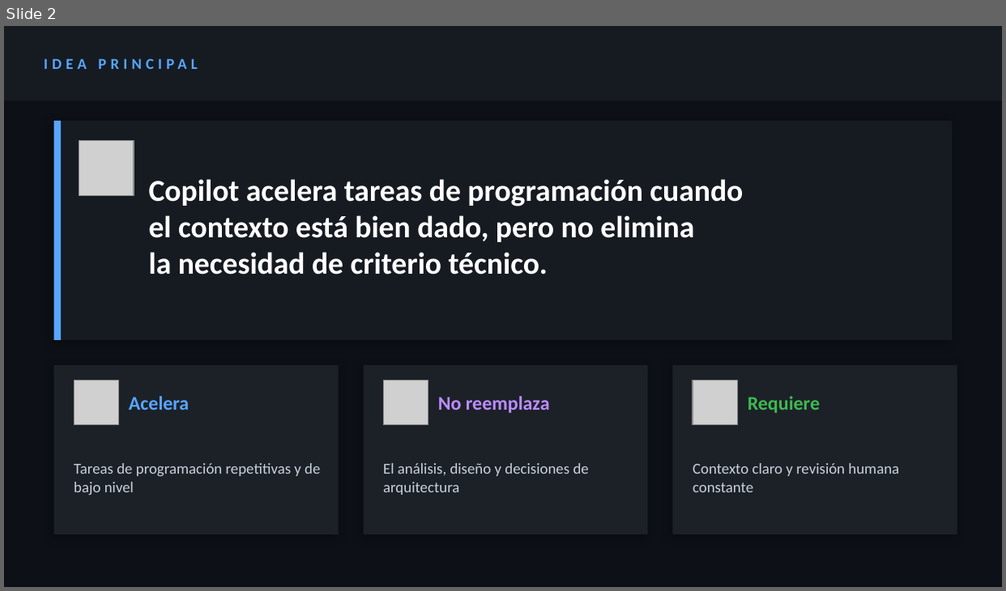
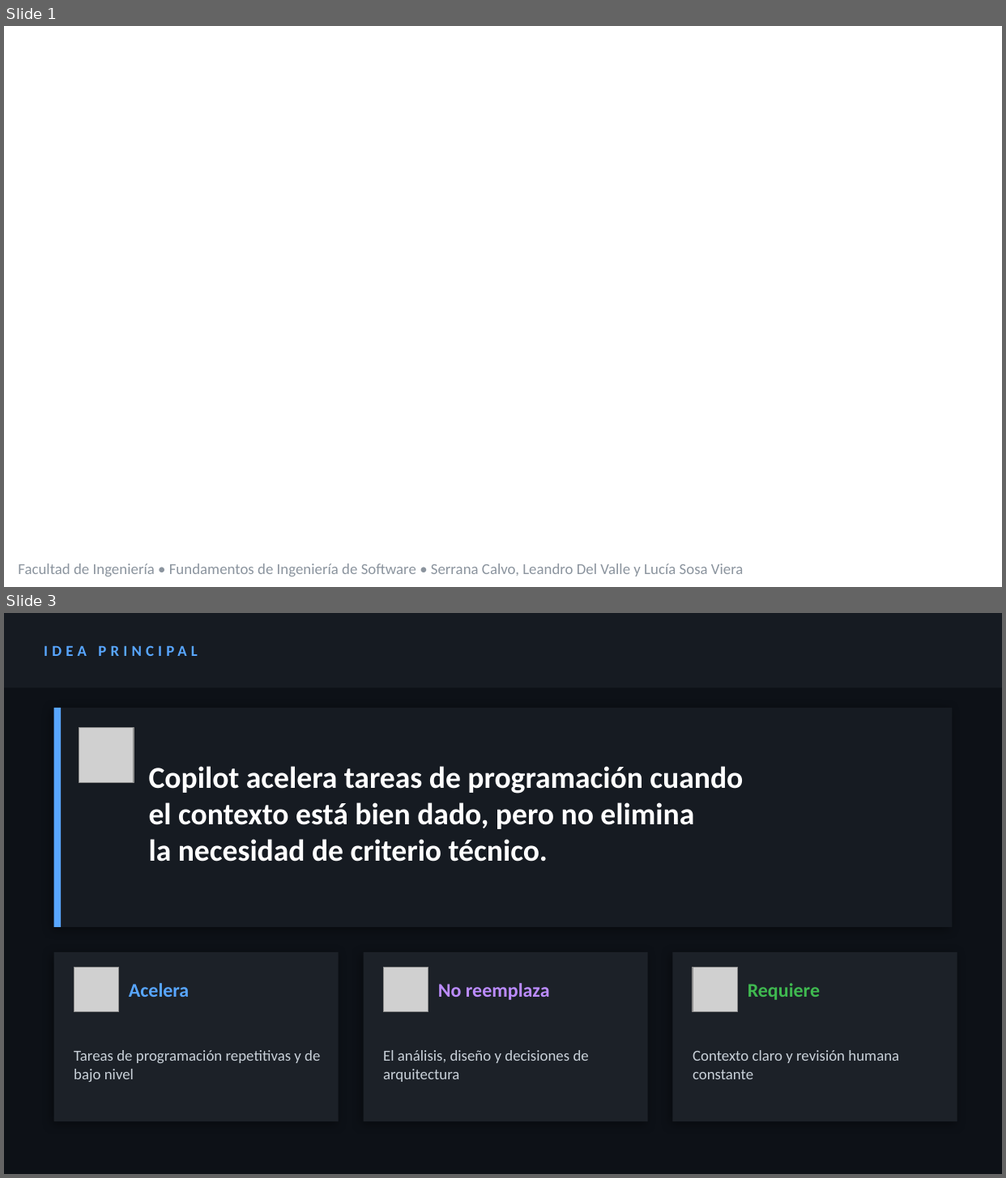
Before and after one commit to luciaviera/investigacion-GtiHubCopilot-FIS, a slide deck: presentacion.pptx. Shown one above the other, each under a label of ours: slide 2 before the commit, slides 1 and 3 after it; the slides between them are not shown. The pictures are 1006x591 and 1006x1178 pixels, drawn with LibreOffice and Linux fonts; fonts in the diff are those of the drawing; grey boxes stand for pictures; background and template pictures are left out. Boxes give left, top, right and bottom in pixels: in the first picture for what was removed or moved away, otherwise in the second. Text is boxed around its words. In the diff, an @@ line names an element or a change of style, - is before the commit and + after.

```diff
--- a/presentacion.pptx
+++ b/presentacion.pptx
@@ slide 1 added at [4,26,1002,587], background picture (left out) @@
@@ text added at [18,564,744,577], 11 pt, text #8B949E @@
+Facultad de Ingeniería • Fundamentos de Ingeniería de Software • Serrana Calvo, Leandro Del Valle y Lucía Sosa Viera
@@ what was slide 2 is now slide 3 @@
```
Also in this commit, not shown: 1 slide changed, 10 other slides added, 2 slides removed.
